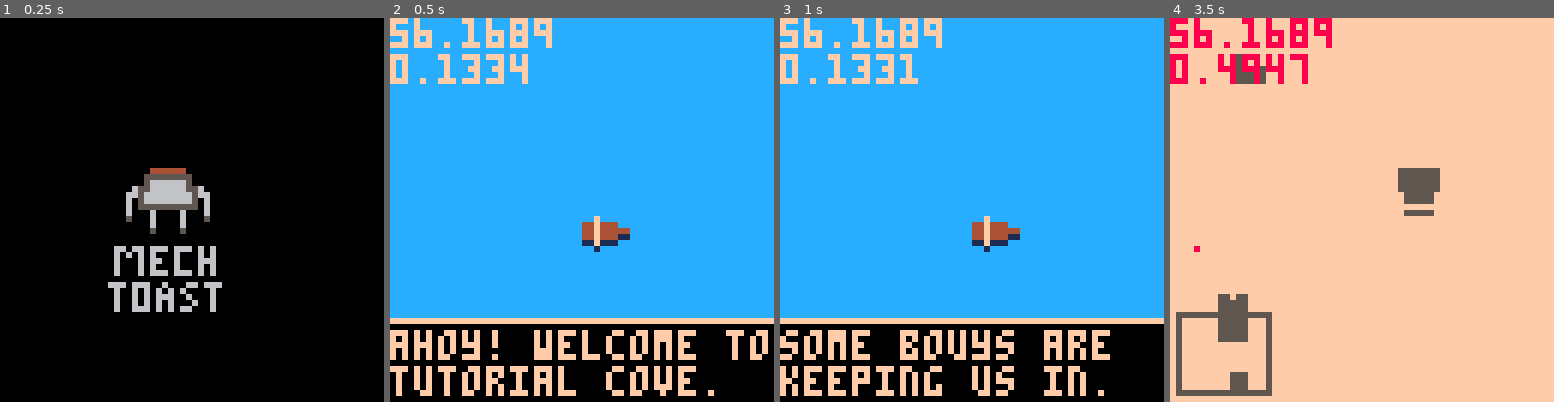
Above: before the commit, frames 1-4 (left to right).
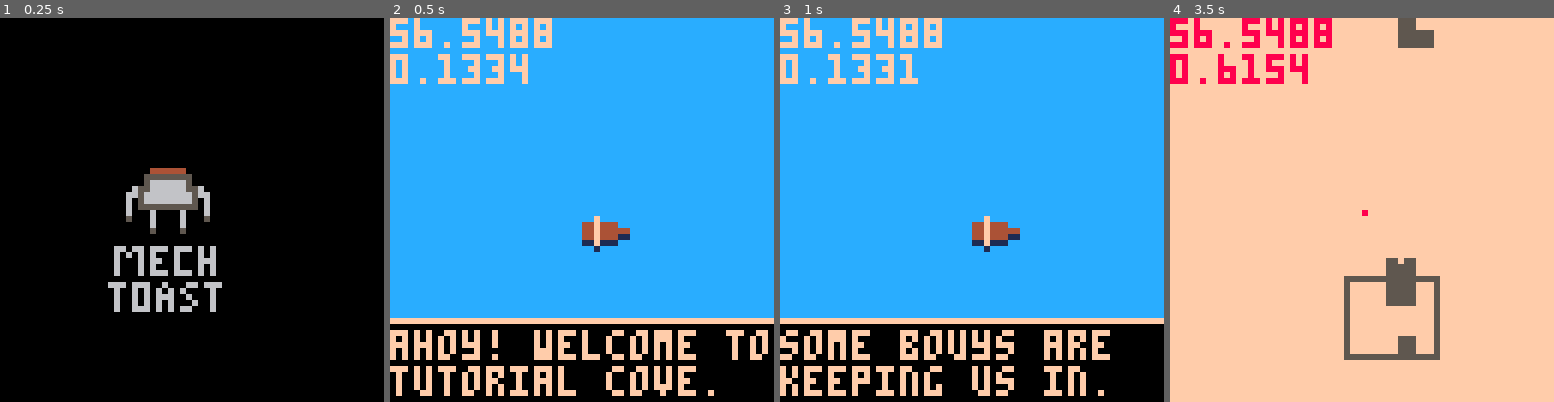
Above: after the commit, the same moments.

Repository: m-r-hunt/Pico-8-Carts
Game: PICO-8 cartridge lowrezjam.p8
Two runs of this game, one before a commit and one after it. Both use one fixed random seed, a clock stepped at 60 frames per second and the inputs below.
Inputs:
- Up to frame 1 (0.25 s): no input
- Up to frame 2 (0.5 s): tap X (X key) at 0.33 s
- Up to frame 3 (1 s): tap O (Z key) at 0.7 s
- Up to frame 4 (3.5 s): tap X (X key) at 1.07, 1.85, 2.97 s; hold Right 1.6-2.1 s; tap O (Z key) every 0.4 s from 1.7 to 3.3 s; hold Up 2.15-2.42 s; hold Right 2.47-3.03 s; hold Left from 3.08 s (still down)

Frame 1 is identical in both runs. In frame 2, 0.4% of the frame differs, in the area x 18-41%, y 0-8%; in frame 3, 0.4%; in frame 4, 7.7%, in the area x 1-71%, y 0-99%.

Commit message:
Fix world map scrolling.

Diff:
--- a/lowrezjam.p8
+++ b/lowrezjam.p8
@@ -179,16 +179,18 @@
 end
 
 function draw_map()
+ xoff=flr(p.x/8)-32
+ yoff=flr(p.y/8)-32
  for i=0,64,1 do
   for j=0,64,1 do
-   if band(1,fget(mget(i,j)))!=0 then
+   if band(1,fget(mget((xoff+i)%128,(yoff+j)%64)))!=0 then
     pset(i,j,5)
    else
     pset(i,j,15)
    end
   end
  end
- pset(p.x/8,p.y/8,8)
+ pset(32,32,8)
 end
 
 function draw_ship()
@@ -451,7 +453,7 @@
 06000606660666060600000000000000a3333333333333333333333a000000000000000000000000a9555555555555555555559a3dd111111111111111111dd3
 00000000000000000000000000000000a3333333333333333333333a000000000000000000000000aa99999999999999999999aa33dddddddddddddddddddd33
 66606660060006606660000000000000a3333333333333333333333a000000000000000000000000caaaaaaaaaaaaaaaaaaaaaac333333333333333333333333
-06006060606060000600000000000000a3333333333333333333333a3333333a33333333cccccccccccccccccccccccc00000000000000000000000000000000
+06006060606060000600000000000000a3333333333333333333333a3333333a3b333333cccccccccccccccccccccccc00000000000000000000000000000000
 06006060666006000600000000000000a3333333333333333333333a3333333a34444443cccccccccccccccccccccccc00000000000000000000000000000000
 06006060606000600600000000000000a3333333333333333333333a3333333a34cc4c438cccccccccccccccccccccc800000000000000000000000000000000
 06006660606066000600000000000000a3333333333333333333333a33333342344444437cccccccccccccccccccccc700000000000000000000000000000000
